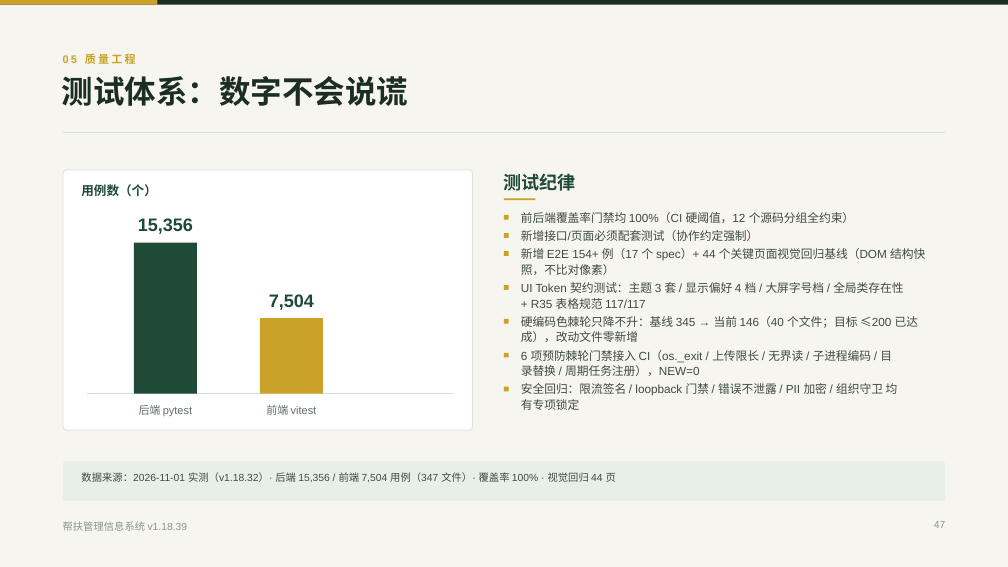
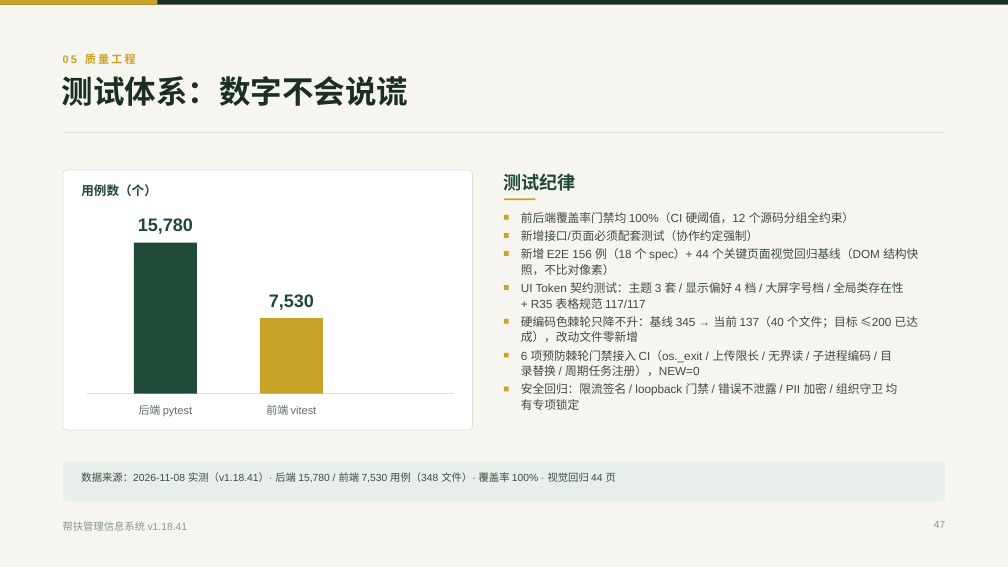
Before and after one commit to lzh745200/MRRS, a slide deck: slide 47 of docs/帮扶管理信息系统介绍.pptx. Drawn at 1008x567 pixels with LibreOffice and Linux fonts; fonts in the diff are those of the drawing. Boxes give left, top, right and bottom in pixels: in the first picture for what was removed or moved away, otherwise in the second. Text is boxed around its words. In the diff, an @@ line names an element or a change of style, - is before the commit and + after.

Commit message:
docs(ppt): 三份 PPT 与《项目文件结构说明》校准到 v1.18.41
说明文字与讲稿原地更新，版式/母版未改（仅替换文本框内容，保留原字体字号）。

- 介绍版（56 页）：页脚与封面版本 1.18.41；系统规模 KPI 纠正为 15,780 / 7,530 /
  103 key（15 legacy）/ 147 视图 / 124 服务文件 / 118 表；测试体系页与结尾统计同步；
  版本历程末卡由 v1.18.0–8 改为 v1.18.9–v1.18.41；p18 六张卡改写为 1.18.9→1.18.41 的
  收口要点（瓦片、兼容与发布、安全、数据一致性、安装包可用性、分发与签名）；
  p55 代码签名标记为已落地（v1.18.36）
- 零基础版（44 页）：规模页 850 端点 / 67 迁移 / 23,310 自动化用例；质量页用例数与
  p31/p32/p33 讲稿备注同步
- 操作培训（60 页）：封面与页脚版本
- 结构说明：全篇校准到 v1.18.41 —— 后端 15,780 用例 / 839 测试文件、前端 348 文件 /
  7,530 用例、118 表 / 67 迁移、850 端点、菜单 103 key / 15 legacy、各层文件数
  （core 40 / models 62 / services 110 / middleware 15 / startup 6 / utils 21 / interfaces 1）；
  11.6 补 verify_installer_payload.py；补录 v1.15.16~v1.18.41 版本历史；第 17 章补第 20 条

核对口径：pytest --collect-only 15,780；vitest list 7,530；check_doc_numbers --full 通过。

```diff
--- a/docs/帮扶管理信息系统介绍.pptx
+++ b/docs/帮扶管理信息系统介绍.pptx
@@ text at bbox=[138, 218, 193, 234]: text changed @@
-15,356
+15,780
@@ text at bbox=[521, 248, 918, 261]: text changed @@
-新增 E2E 154+ 例（17 个 spec）+ 44 个关键页面视觉回归基线（DOM 结构快
+新增 E2E 156 例（18 个 spec）+ 44 个关键页面视觉回归基线（DOM 结构快
@@ text at bbox=[269, 294, 314, 310]: text changed @@
-7,504
+7,530
@@ text at bbox=[521, 316, 918, 328]: text changed @@
-硬编码色棘轮只降不升：基线 345 → 当前 146（40 个文件；目标 ≤200 已达
+硬编码色棘轮只降不升：基线 345 → 当前 137（40 个文件；目标 ≤200 已达
@@ text at bbox=[81, 472, 616, 482]: text changed @@
-数据来源：2026-11-01 实测（v1.18.32）· 后端 15,356 / 前端 7,504 用例（347 文件）· 覆盖率 100% · 视觉回归 44 页
+数据来源：2026-11-08 实测（v1.18.41）· 后端 15,780 / 前端 7,530 用例（348 文件）· 覆盖率 100% · 视觉回归 44 页
@@ text at bbox=[63, 521, 188, 531]: text changed @@
-帮扶管理信息系统 v1.18.39
+帮扶管理信息系统 v1.18.41
```
Also in this commit, not shown: 50 other slides changed, 3 other files.
